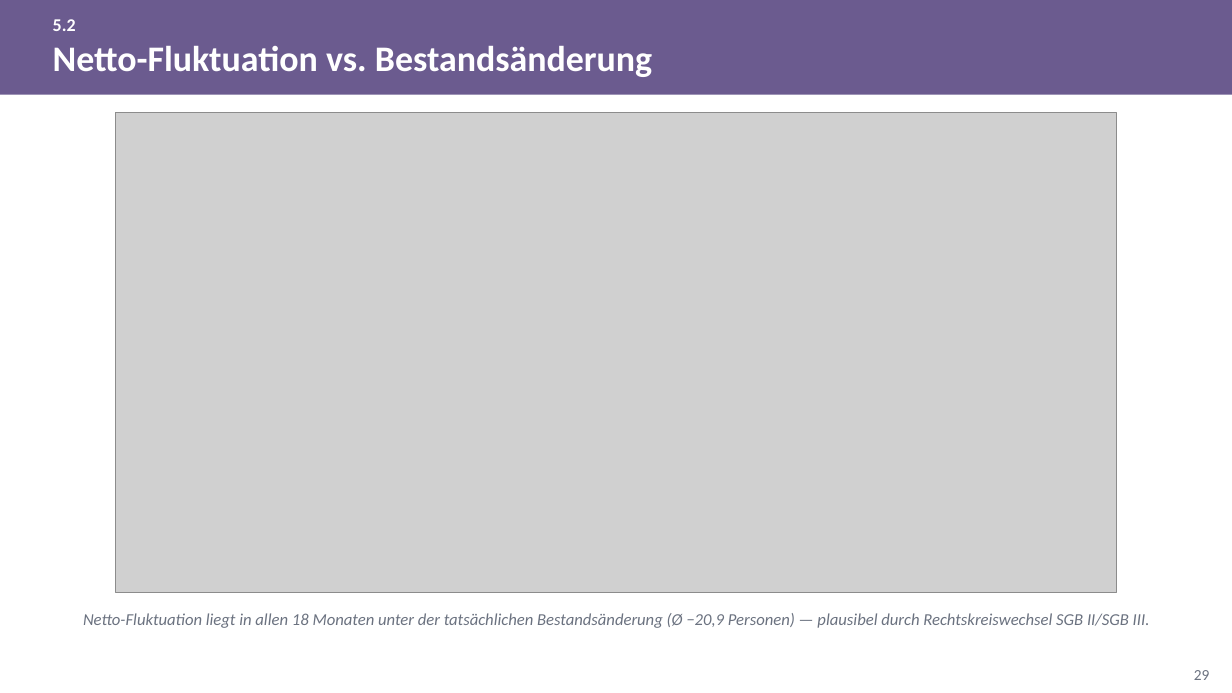
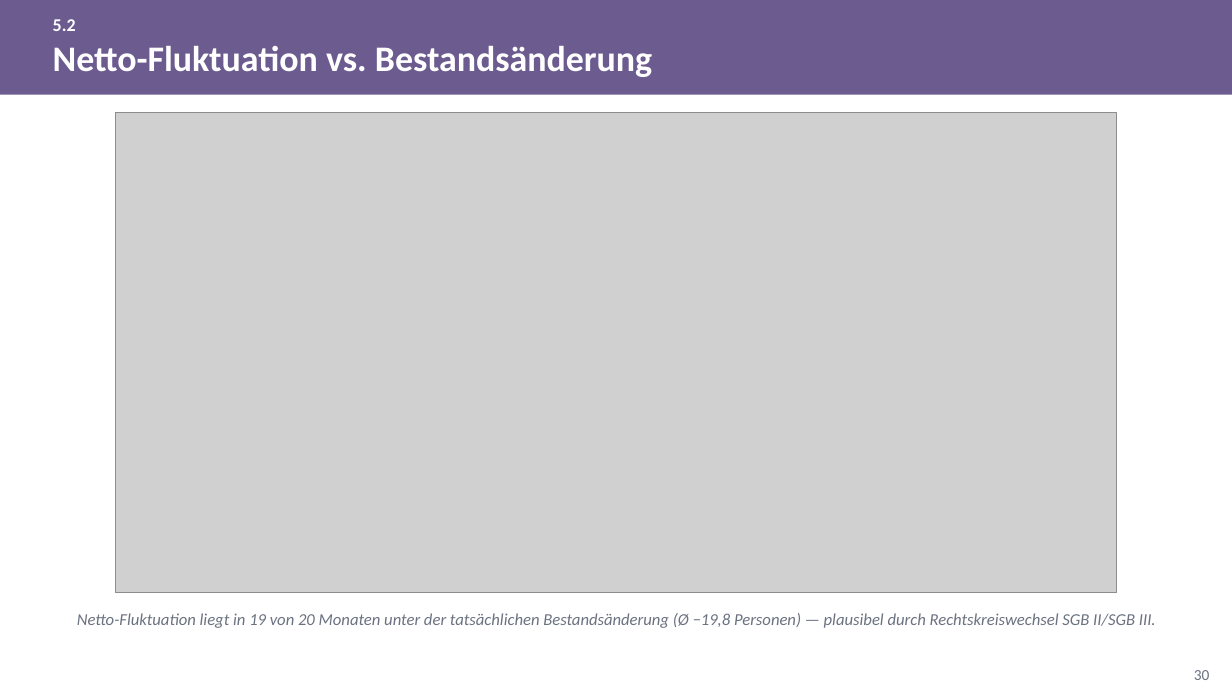
Before and after one commit to eufunk/arbeitsmarkt-regensburg, a slide deck: slide 30 of Docs/Projektpraesentation.pptx (slide 29 before the commit). Drawn at 1232x693 pixels with LibreOffice and Linux fonts; fonts in the diff are those of the drawing; grey boxes stand for pictures. Boxes give left, top, right and bottom in pixels: in the first picture for what was removed or moved away, otherwise in the second. Text is boxed around its words. In the diff, an @@ line names an element or a change of style, - is before the commit and + after.

```diff
--- a/Docs/Projektpraesentation.pptx
+++ b/Docs/Projektpraesentation.pptx
@@ text at <box>77,613,1156,628</box>: text changed @@
-Netto-Fluktuation liegt in allen 18 Monaten unter der tatsächlichen Bestandsänderung (Ø −20,9 Personen) — plausibel durch Rechtskreiswechsel SGB II/SGB III.
+Netto-Fluktuation liegt in 19 von 20 Monaten unter der tatsächlichen Bestandsänderung (Ø −19,8 Personen) — plausibel durch Rechtskreiswechsel SGB II/SGB III.
@@ page number at <box>1194,670,1210,680</box>: text changed @@
-29
+30
```
Also in this commit, not shown: 59 other slides changed, 1 slide added, 1 other file.
